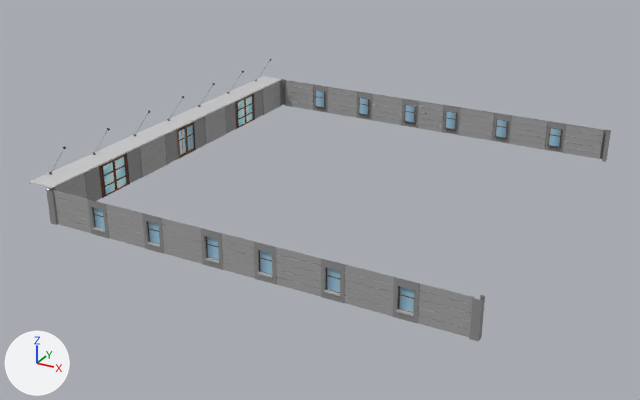
A saved change to the FBX model Assets/fbxStorage/Buildings/Big4/BuildingBig4_1.fbx.
Both versions are drawn from a 50 mm lens placed at (54.1, -108.2, 51.2), pointed at (-3.3, -3.8, -1.0). The lights are fixed; the arrows at lower left show +X, +Y and +Z. Vertices at the same position are counted once.

The first picture shows 'BuildingBig4_1'.
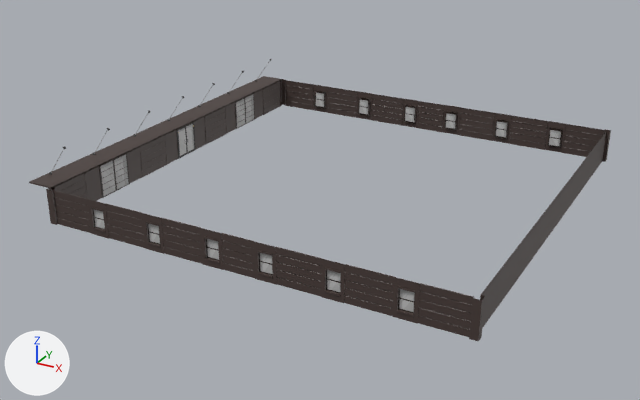
What differs and where, as boxes [x1, y1, x2, y2] in the pictures (640 x 400 px; the box of a moved part takes in the faces that stretch with it):
part 1 of me_plane_015, moved or reshaped
    before: [51, 79, 603, 337]
    after: [53, 80, 606, 337]
part 2 of me_plane_015, recoloured
    both: [29, 76, 611, 341]
part 3 of me_plane_015, recoloured
    both: [99, 93, 255, 198]
part 4 of me_plane_015, recoloured
    both: [177, 122, 196, 158]

What the commit changed:
Picture 'Door2_Tex.png' (img_door2_tex_png) is new.
Picture 'Windows2_Tex.png' (img_windows2_tex_png) is new.
Material 'Door2_Mat' (mat_door2_mat) is new.
Its texture is img_door2_tex_png.
Material 'Windows2_Mat' (mat_windows2_mat) is new.
Its texture is img_windows2_tex_png.
Material 'Concrete2_Mat' (mat_concrete2_mat) is new.
Its base color is (0.0637, 0.0429, 0.0379) (brown #473a37).
me_plane_015 is used by ob_buildingbig4_1; location (0.0, 0.0, 0.0).
me_plane_015 had 1161 vertices, 645 faces and spanned x -33.9..30.3, y -30.3..30.3, z 0.0..9.8.
me_plane_015 now has 1259 vertices, 681 faces and spans x -33.9..30.3, y -30.3..30.3, z 0.0..9.8.
Part 1, on me_plane_015:
44 vertices are removed from x -23.3..29.3, y -30.0..30.0, z 0.0..4.0.
197 faces are deleted.
4 vertices move within x -5.3..20.3, y 30.1, z 3.0.
70 vertices are added at x -23.3..29.3, y -30.1..30.1, z 0.0..5.0.
24 new vertices lie (0.0, 0.0, 2.8) away from vertices in x -22.8..22.8, y -29.8..29.8, z 1.0.
24 new vertices lie (0.0, -0.4, 0.0) away from vertices in x -22.8..22.8, y -29.8, z 3.8..4.0.
24 new vertices lie (0.0, 0.4, 0.0) away from vertices in x -22.8..22.8, y 29.8, z 3.8..4.0.
12 new faces join them, mat_windows2_mat (picture img_windows2_tex_png).
221 new faces join them, mat_concrete2_mat (brown #473a37).
me_plane_015 part 2: 305 faces spanning x -33.9..30.3, y -30.3..30.3, z 0.0..5.2 switch from mat_a_location (picture img_a_location_tex_jpg) to mat_concrete2_mat (brown #473a37).
me_plane_015 part 3: 2 faces spanning x -30.0, y -20.3..20.3, z 0.0..5.0 switch from mat_a_location (picture img_a_location_tex_jpg) to mat_windows2_mat (picture img_windows2_tex_png).
me_plane_015 part 4: 1 face spanning x -30.0, y -2.3..2.3, z 0.0..5.0 switches from mat_a_location (picture img_a_location_tex_jpg) to mat_door2_mat (picture img_door2_tex_png).
me_plane_015 now uses material mat_door2_mat (picture img_door2_tex_png).
